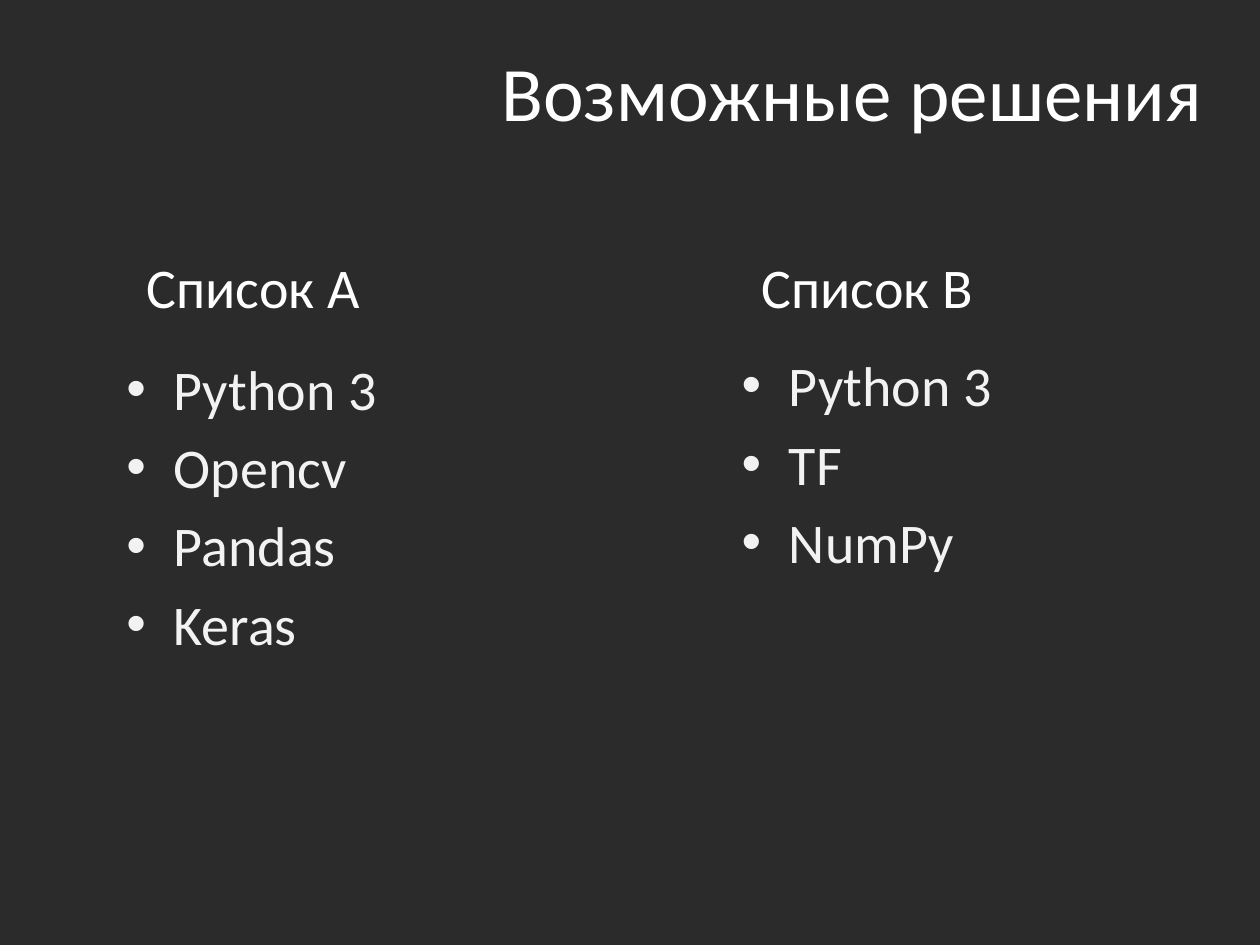
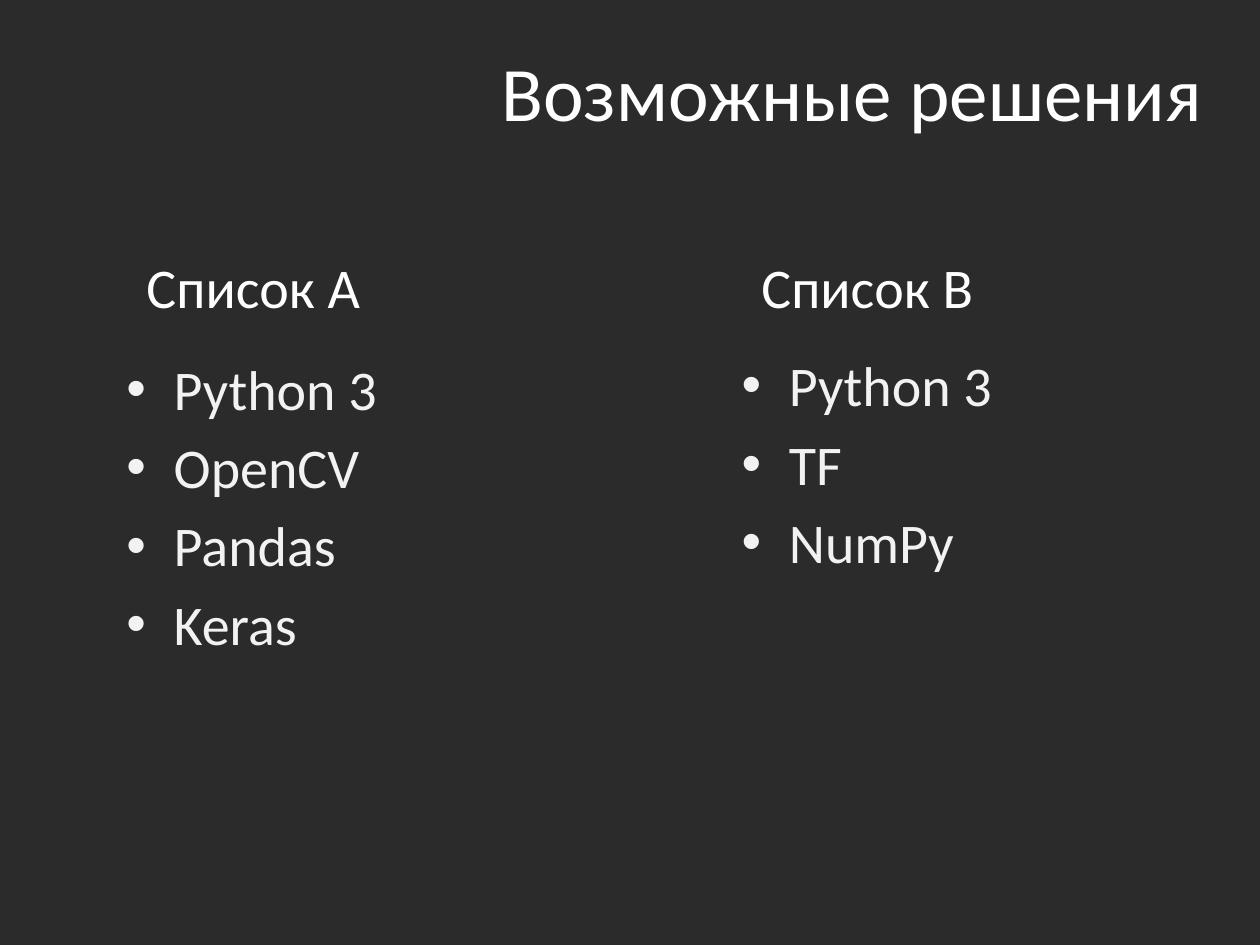
Before and after one commit to MilaMilaMilaMila/Red_scull-ML-Hackaton, a slide deck: slide 3 of hack.pptx. Drawn at 1260x945 pixels with LibreOffice and Linux fonts; fonts in the diff are those of the drawing; background and template pictures are left out; a plain dark background stands for a picture behind light text. Boxes give left, top, right and bottom in pixels: in the first picture for what was removed or moved away, otherwise in the second. Text is boxed around its words. In the diff, an @@ line names an element or a change of style, - is before the commit and + after.

Commit message:
Update presentation

```diff
--- a/hack.pptx
+++ b/hack.pptx
@@ text at (174,451,359,497): text changed @@
-• Opencv
+• OpenCV
```
Also in this commit, not shown: 2 other slides changed.
